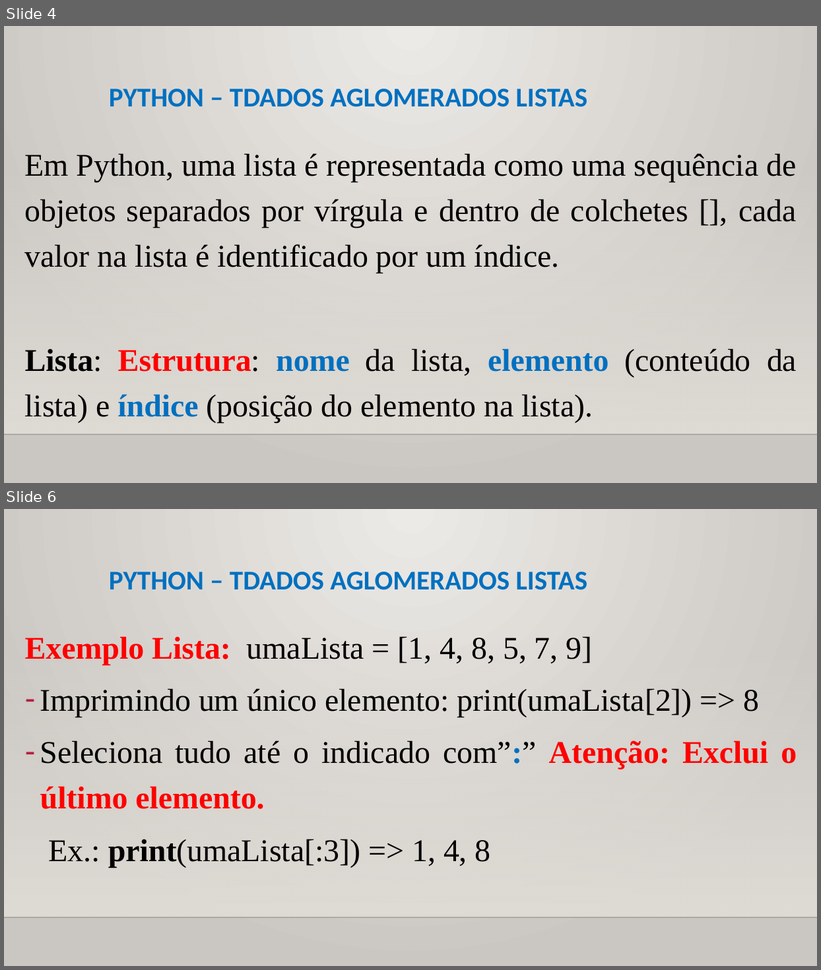
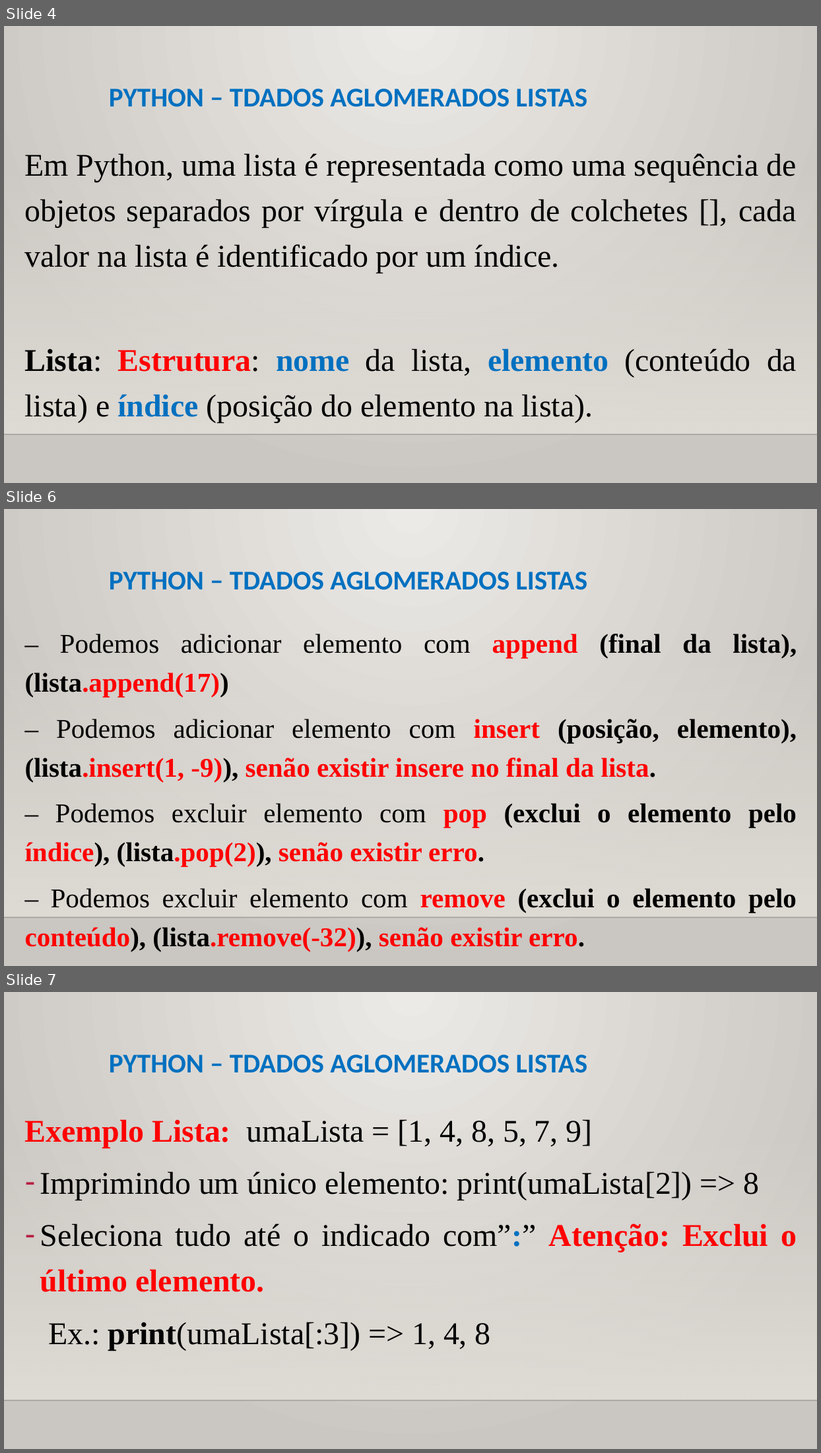
Before and after one commit to CloudEducationBrazil/WydenUniRuyPythonRAD, a slide deck: 01 Classes/Aula 07 RAD Python - Tipos de Dados Aglomerados.pptx. Shown one above the other, each under a label of ours: slides 4 and 6 before the commit, slides 4, 6 and 7 after it; the slides between them are not shown. The pictures are 821x970 and 821x1453 pixels, drawn with LibreOffice and Linux fonts; fonts in the diff are those of the drawing; background and template pictures are left out. Boxes give left, top, right and bottom in pixels: in the first picture for what was removed or moved away, otherwise in the second. Text is boxed around its words. In the diff, an @@ line names an element or a change of style, - is before the commit and + after.

Commit message:
PPTs Python Aula 7 e 8 17092022

```diff
--- a/01 Classes/Aula 07 RAD Python - Tipos de Dados Aglomerados.pptx
+++ b/01 Classes/Aula 07 RAD Python - Tipos de Dados Aglomerados.pptx
@@ slide 6 added at (x1=4, y1=509, x2=817, y2=966), background picture (left out); not listed: 2 template elements that a slide beside it also shows @@
@@ title added at (x1=109, y1=572, x2=588, y2=590), 24 pt, text #0070C0, bold @@
+PYTHON – TDADOS AGLOMERADOS LISTAS
@@ text added at (x1=25, y1=634, x2=797, y2=952), 24 pt, text #000000, bold @@
+– Podemos adicionar elemento com append (final da lista), (lista.append(17))
+– Podemos adicionar elemento com insert (posição, elemento), (lista.insert(1, -9)), senão existir insere no final da lista.
+– Podemos excluir elemento com pop (exclui o elemento pelo índice), (lista.pop(2)), senão existir erro.
+– Podemos excluir elemento com remove (exclui o elemento pelo conteúdo), (lista.remove(-32)), senão existir erro.
@@ what was slide 6 is now slide 7 @@
```
Also in this commit, not shown: 9 slides changed, 1 other file.
